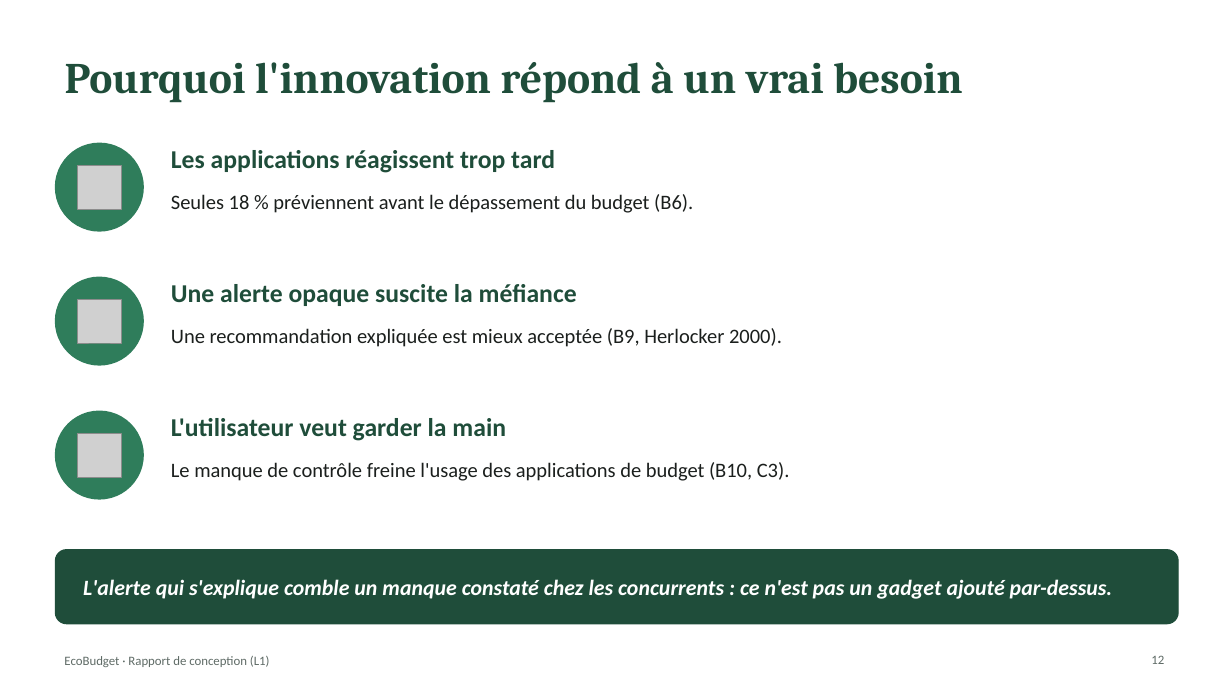
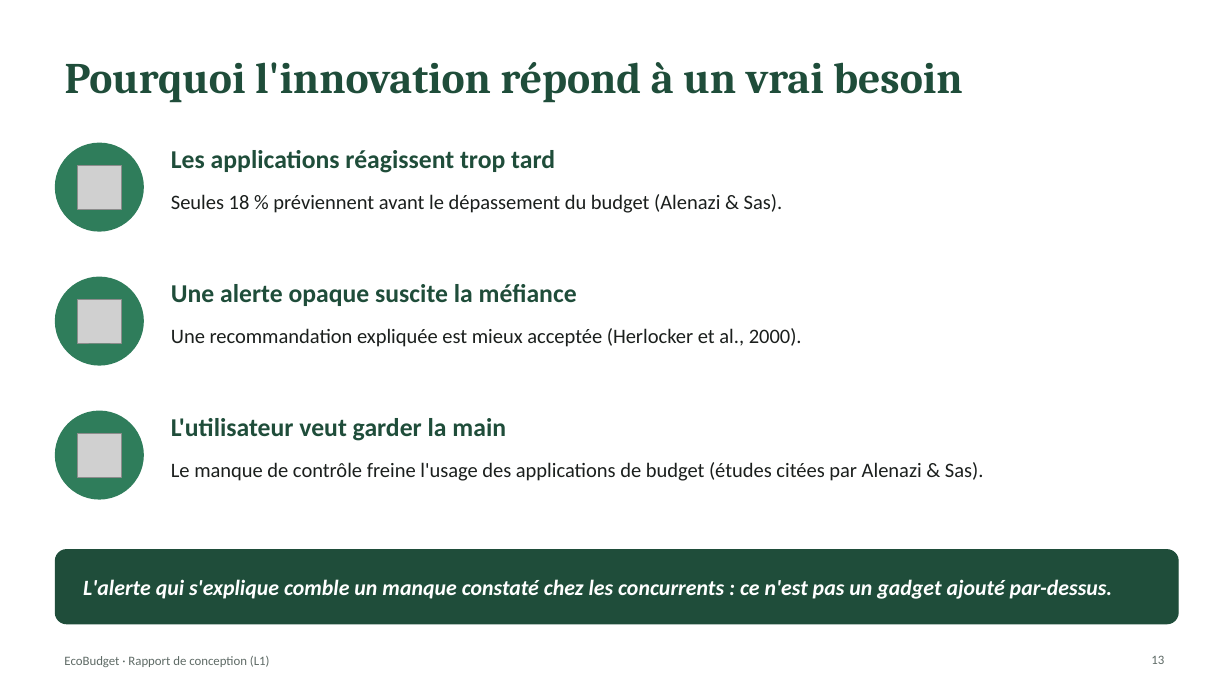
Before and after one commit to kaderouadahi/EcoBudget, a slide deck: slide 13 of livrables/L1_conception.pptx (slide 12 before the commit). Drawn at 1232x693 pixels with LibreOffice and Linux fonts; fonts in the diff are those of the drawing; grey boxes stand for pictures. Boxes give left, top, right and bottom in pixels: in the first picture for what was removed or moved away, otherwise in the second. Text is boxed around its words. In the diff, an @@ line names an element or a change of style, - is before the commit and + after.

Commit message:
Personas 1, 2 et 3 fait
Personas 1,2 et 3 ajoutés au rapport de conception + Analyse des besoins mise à jour (forme + problématique)

```diff
--- a/livrables/L1_conception.pptx
+++ b/livrables/L1_conception.pptx
@@ text at box(171, 194, 783, 213): text changed @@
-Seules 18 % préviennent avant le dépassement du budget (B6).
+Seules 18 % préviennent avant le dépassement du budget (Alenazi & Sas).
@@ text at box(171, 328, 802, 347): text changed @@
-Une recommandation expliquée est mieux acceptée (B9, Herlocker 2000).
+Une recommandation expliquée est mieux acceptée (Herlocker et al., 2000).
@@ text at box(171, 462, 984, 481): text changed @@
-Le manque de contrôle freine l'usage des applications de budget (B10, C3).
+Le manque de contrôle freine l'usage des applications de budget (études citées par Alenazi & Sas).
```
Also in this commit, not shown: 7 other slides changed, 8 slides added, 3 slides removed, 5 other files.
